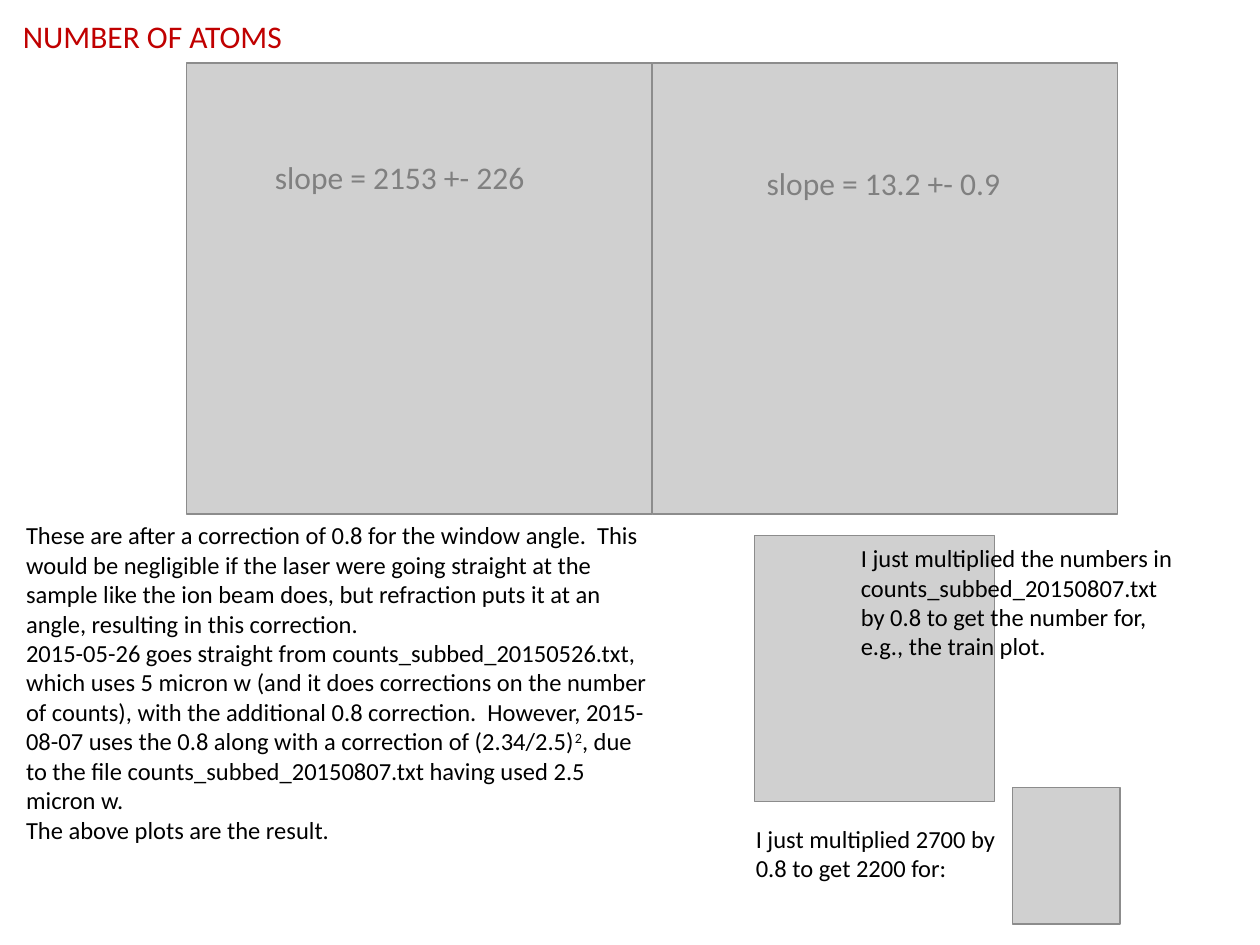
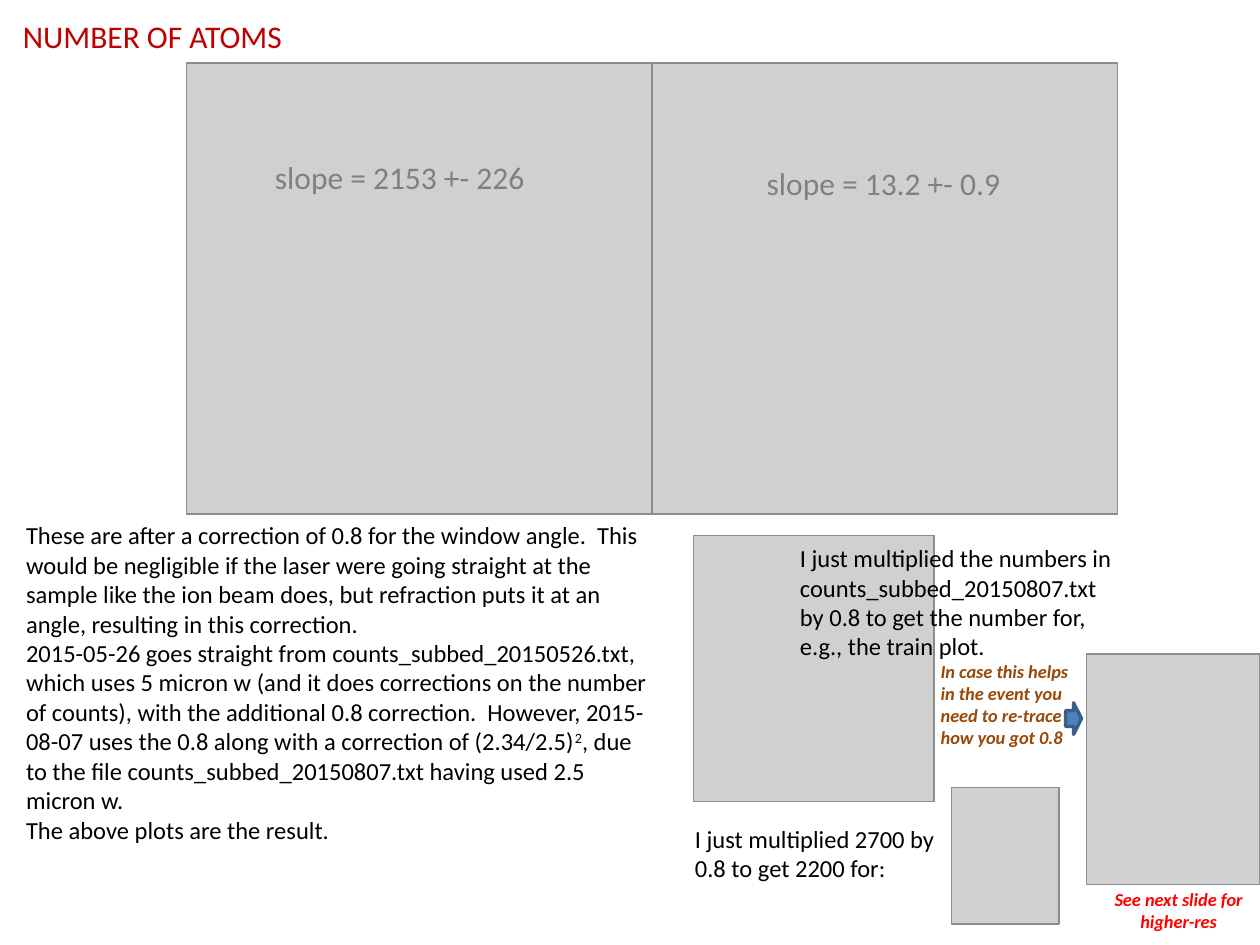
Before and after one commit to Waltmon/timthesis, a slide deck: slide 24 of thought_process.pptx. Drawn at 1260x945 pixels with LibreOffice and Linux fonts; fonts in the diff are those of the drawing; grey boxes stand for pictures. Boxes give left, top, right and bottom in pixels: in the first picture for what was removed or moved away, otherwise in the second. Text is boxed around its words. In the diff, an @@ line names an element or a change of style, - is before the commit and + after.

Commit message:
added 0.8 ions factor image to thought_process.pptx

```diff
--- a/thought_process.pptx
+++ b/thought_process.pptx
@@ 2 pictures, 2 texts: place and size @@
-2 pictures, 2 texts at <box>755,536,1172,924</box>
+2 pictures, 2 texts at <box>693,536,1111,924</box>
@@ picture added at <box>1086,654,1260,885</box> @@
@@ text added at <box>941,665,1068,747</box>, 10.5 pt, text #984807, bold, italic @@
+In case this helps in the event you need to re-trace how you got 0.8
@@ right arrow added at <box>1066,703,1081,735</box>, fill #4F81BD, outline #3A5F8C 2 pt @@
@@ text added at <box>1115,893,1243,931</box>, 10.5 pt, text #FF0000, bold, italic @@
+See next slide for higher-res
```
Also in this commit, not shown: 1 slide added.
